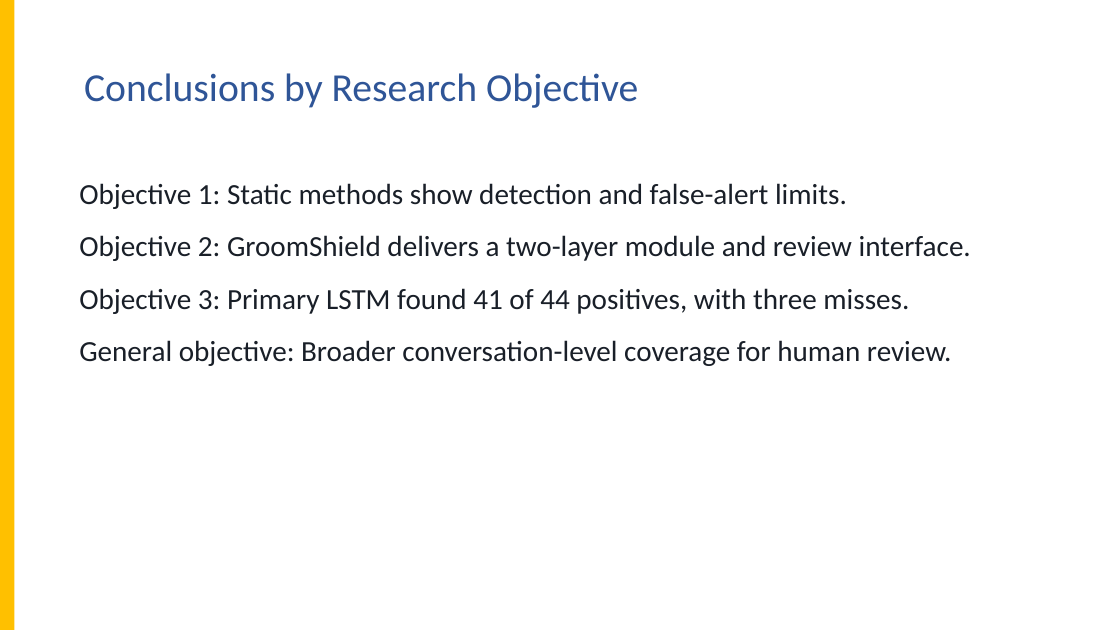
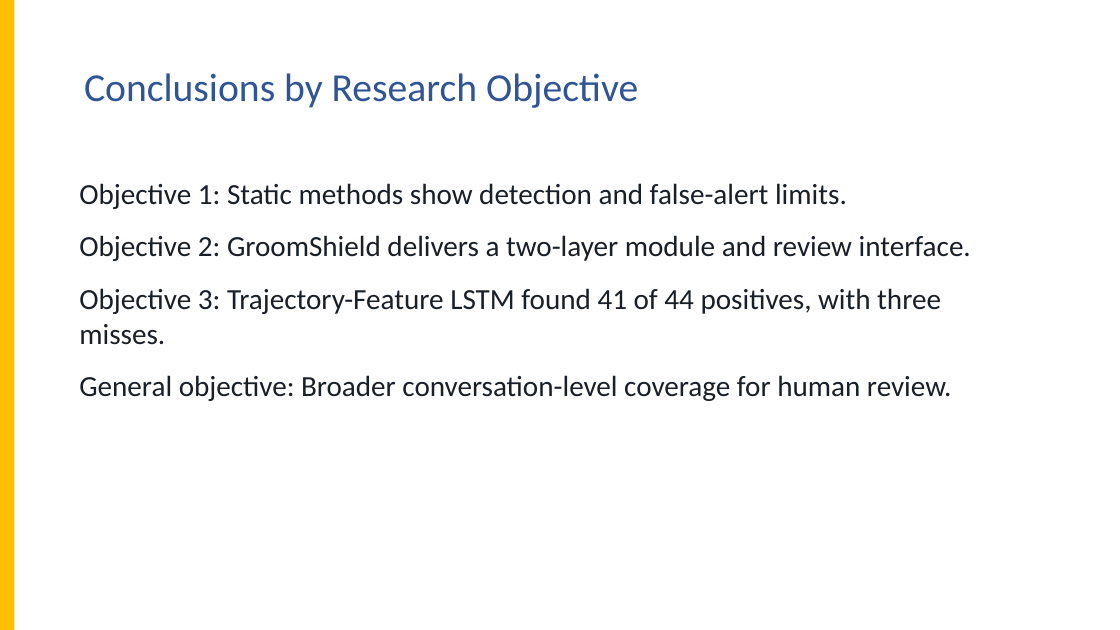
Before and after one commit to apcjomaala1/THESIS, a slide deck: slide 33 of WASD - Thesis 2 - F2 and latency revised.pptx. Drawn at 1120x630 pixels with LibreOffice and Linux fonts; fonts in the diff are those of the drawing; background and template pictures are left out. Boxes give left, top, right and bottom in pixels: in the first picture for what was removed or moved away, otherwise in the second. Text is boxed around its words. In the diff, an @@ line names an element or a change of style, - is before the commit and + after.

Commit message:
Describe both LSTM variants by inputs and remove preferred-model emphasis

```diff
--- a/WASD - Thesis 2 - F2 and latency revised.pptx
+++ b/WASD - Thesis 2 - F2 and latency revised.pptx
@@ text at box(79, 288, 941, 345): text changed @@
-Objective 3: Primary LSTM found 41 of 44 positives, with three misses.
+Objective 3: Trajectory-Feature LSTM found 41 of 44 positives, with three misses.
```
Also in this commit, not shown: 17 other slides changed, 1 slide added, 1 slide removed, 20 other files.
